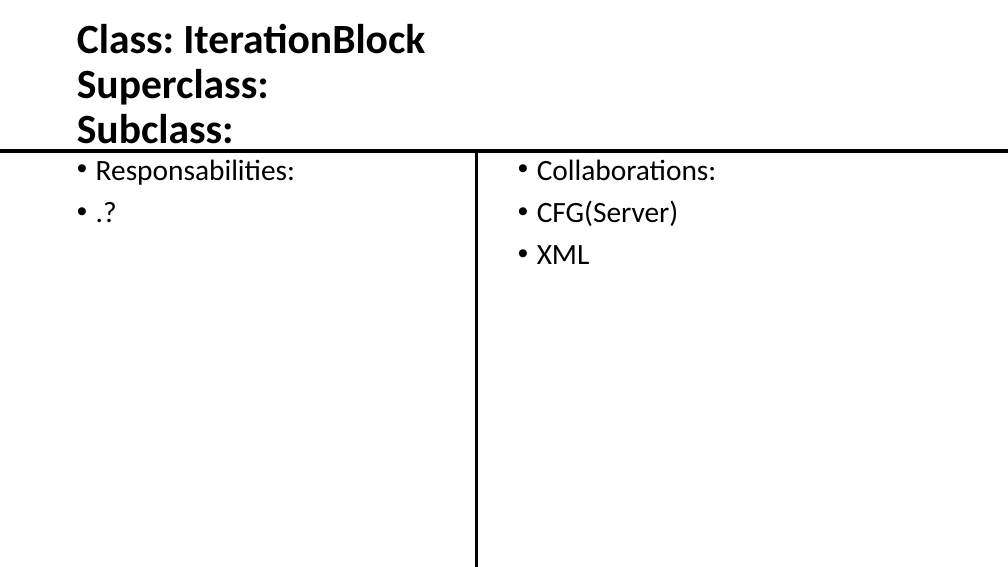
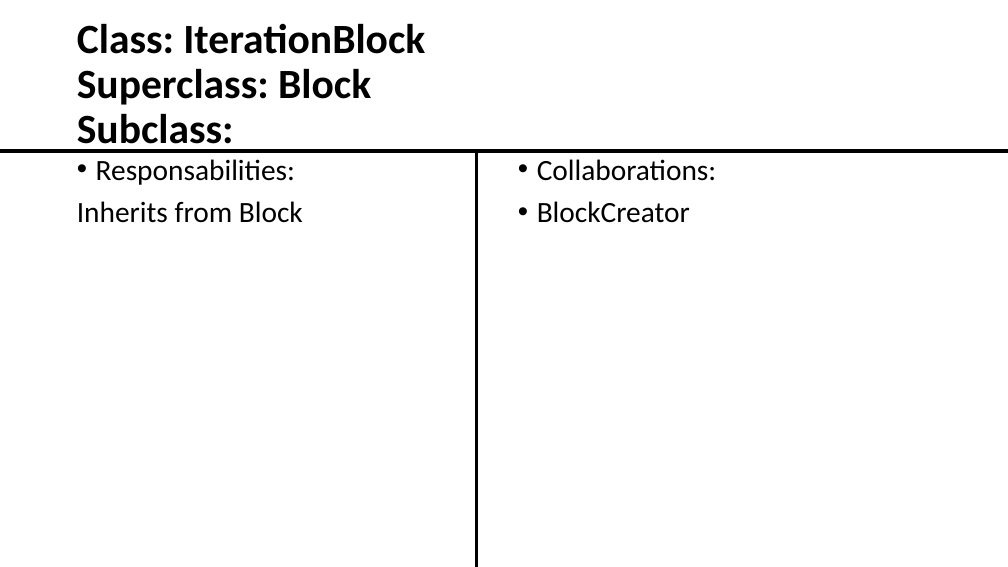
Before and after one commit to MartinDeliraGalvan/SoftwareConstructionRepo, a slide deck: slide 6 of Classes_IndexCards.pptx (slide 10 before the commit). Drawn at 1008x567 pixels with LibreOffice and Linux fonts; fonts in the diff are those of the drawing. Boxes give left, top, right and bottom in pixels: in the first picture for what was removed or moved away, otherwise in the second. Text is boxed around its words. In the diff, an @@ line names an element or a change of style, - is before the commit and + after.

```diff
--- a/Classes_IndexCards.pptx
+++ b/Classes_IndexCards.pptx
@@ title at [77,23,425,153]: text changed @@
-Class: IterationBlock
-Superclass:
-Subclass:
+Class: IterationBlock
+Superclass: Block
+Subclass:
@@ text at [77,201,303,223]: text changed @@
-• .?
+Inherits from Block
@@ text at [537,201,690,223]: text changed @@
-• CFG(Server)
-• XML
+• BlockCreator
```
Also in this commit, not shown: 10 other slides changed, 1 slide removed.
